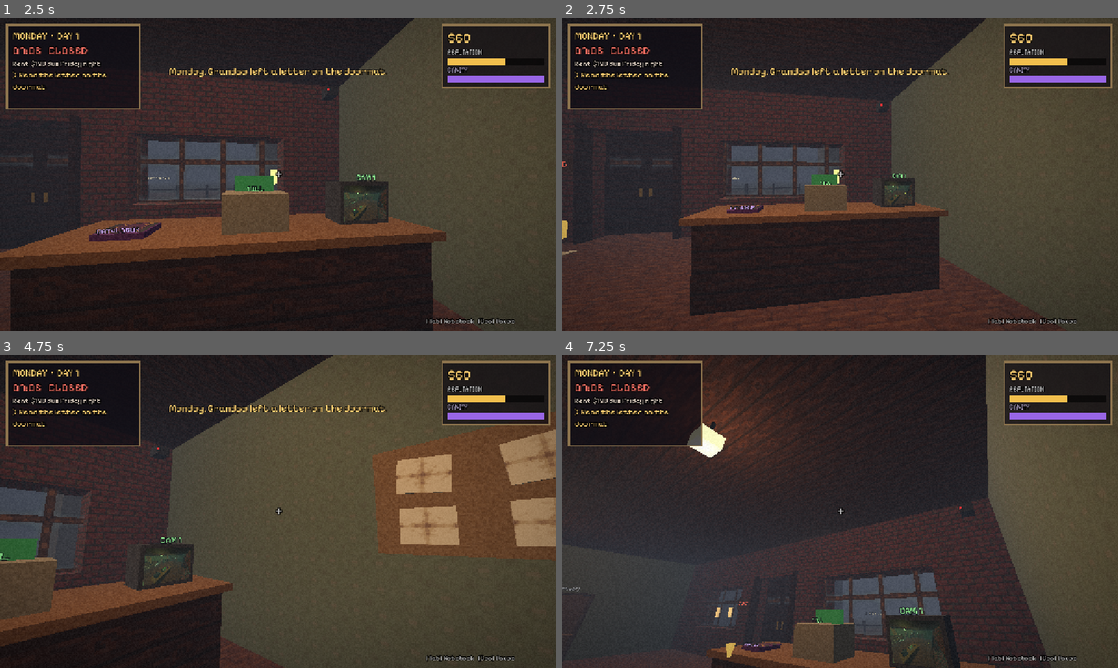
Above: before the commit, frames 1-4 (two rows, left to right).
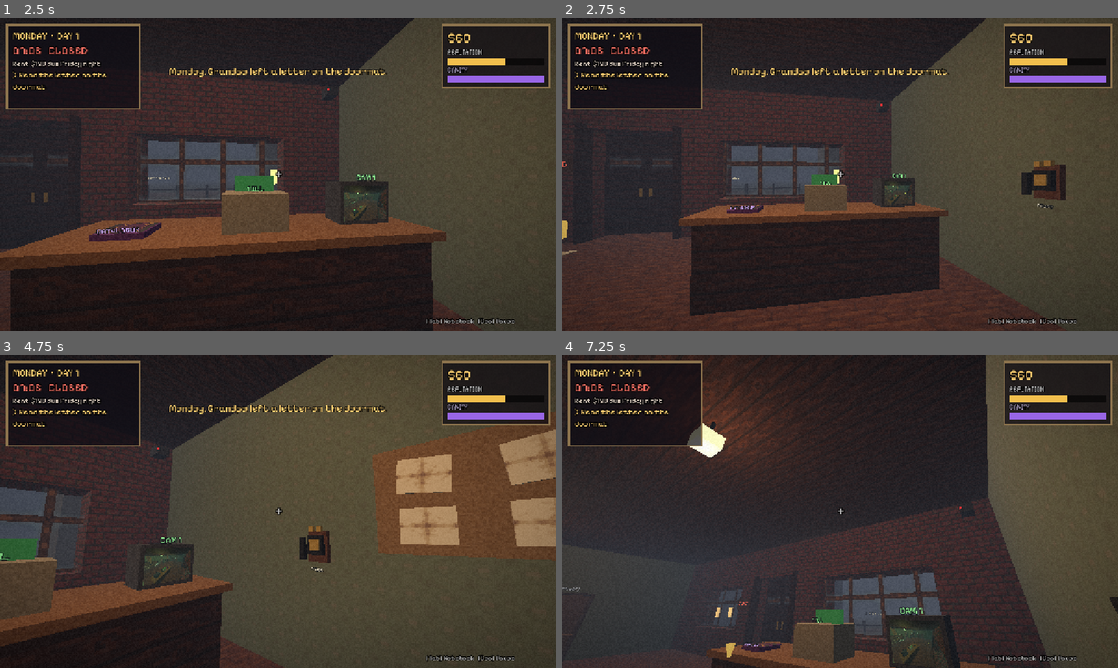
Above: after the commit, the same moments.

Repository: badsadcode/gameoftheweek
Game: Godot game, scene res://main.tscn
The game is run twice, just before and just after one commit, with the same random seed, the same clock (stepped at 60 frames per second) and the same inputs.
Inputs (mouse positions are in pixels of both pictures, inside the frame that each line leads up to):
- Up to frame 1 (2.5 s): click "Open the shop" at 0.5 s; tap Enter at 1.25 s; move the mouse to (305, 174) at 1.27 s; hold W (forward) 1.28-2.03 s; hold R (alt) 1.28-2.03 s; click (305, 174) at 1.42 s; tap Tab (notebook) at 1.55, 2.1 s; move the mouse to (166, 190) at 2.02 s; hold S (back) from 2.03 s (still down); tap R (alt) at 2.3 s
- Up to frame 2 (2.75 s): keep holding S (back)
- Up to frame 3 (4.75 s): move the mouse to (289, 505) at 2.77 s; release S (back) at 2.78 s; hold R (alt) 2.78-3.53 s; hold W (forward) 2.78-4.28 s; tap Tab (notebook) at 3.05, 4.55 s; move the mouse to (250, 574) at 3.52 s; tap Q (drop) at 3.6 s; click (250, 574) at 3.67 s; tap R (alt) at 3.8 s; tap Space at 4.25 s; move the mouse to (444, 558) at 4.27 s; hold A (left) from 4.28 s (still down); hold E (interact) from 4.28 s (still down)
- Up to frame 4 (7.25 s): move the mouse to (795, 508) at 5.02 s; release A (left) at 5.03 s; release E (interact) at 5.03 s; hold W (forward) 5.03-5.78 s; tap Tab (notebook) at 5.1, 6.05 s; tap R (alt) at 5.3, 6.6 s; tap Enter at 5.75 s; move the mouse to (867, 511) at 5.77 s; hold S (back) 5.78-6.53 s; hold Shift (sprint) 5.78-6.53 s; click (867, 511) at 5.92 s; move the mouse to (817, 505) at 6.52 s; hold D (right) from 6.53 s (still down)

Frame 1 is identical in both runs. In frame 2, 0.8% of the frame differs, in the area x 82-91%, y 45-62%; in frame 3, 0.5%; in frame 4, less than 0.1%.

Commit message:
Eldritch: morning saves + Continue, odd payments in the till drawer, the wall phone
- save_game.gd: saves each morning, Continue on the title screen, cleared at the end of the week
- Fix: orders placed in the evening now arrive the next morning (were lost past midnight)
- One customer a day from Tuesday offers something instead of money: a tooth (Dr. Quill buys
  it back), a warm key, a blinking coin (worth $50 of rent to the Landlord), a photograph
- phone.gd: calls through the week, including you from tomorrow with nearly-right advice;
  optional voice lines at assets/voice/call_<id>.ogg
- --systems-test covers save/load, overnight deliveries, phone, odd payment, rent coin

Co-Authored-By: Claude Opus 5.5 <noreply@anthropic.com>
Claude-Session: https://claude.ai/code/session_0158inPwBjeLJ4fzEfPiAhtQ

Diff:
--- a/games/02-eldritch-and-sons/src/scripts/customer.gd
+++ b/games/02-eldritch-and-sons/src/scripts/customer.gd
@@ -206,6 +206,7 @@
 					state = "wait"
 					wait_t = 0.0
 					if refund_item != "": say("RETURN", 999.0)
+					elif flags.has("offer"): say("About the money...", 999.0)
 					elif kind == "landlord": say("RENT.", 999.0)
 					else: say("$%d" % basket_total(), 999.0)
 				_face(Vector3(-4.6, 0, 2.0), dt)
--- a/games/02-eldritch-and-sons/src/scripts/guide.gd
+++ b/games/02-eldritch-and-sons/src/scripts/guide.gd
@@ -91,6 +91,9 @@
 		if s: _aim("Put the %s on the glowing shelf" % Products.pname(held.product), s.global_position + Vector3(0, 2.95, 0))
 		else: _aim("No free shelf! [R] at a shelf packs its stock back into a box", null)
 		return
+	if g.phone and g.phone.is_ringing():
+		_aim("The phone is ringing (behind the counter)", Phone.POS + Vector3(0.1, 0.45, 0))
+		return
 	var front: Customer = g._front()
 	if front:
 		if front.kind == "landlord": _aim("Pay the Landlord at the till", TILL)
--- a/games/02-eldritch-and-sons/src/scripts/main.gd
+++ b/games/02-eldritch-and-sons/src/scripts/main.gd
@@ -52,6 +52,7 @@
 var voice: AudioStreamPlayer   # voiced letters (recorded by Tom with ElevenLabs)
 var ending := false
 var guide: Guide
+var phone: Phone
 var night_walk := false        # the interactive 3 AM walk (Wednesday night)
 var walk_lines: Array = []
 var walk_t := 0.0
@@ -78,6 +79,9 @@
 	guide = Guide.new()
 	add_child(guide)
 	guide.setup(self)
+	phone = Phone.new()
+	add_child(phone)
+	phone.build(self)
 	hum = Sfx.loop("hum", 0.18)
 	voice = AudioStreamPlayer.new()
 	add_child(voice)
@@ -93,6 +97,8 @@
 				day = int(a.substr(6))
 				_new_day_counters()
 		start_game()
+	elif OS.get_cmdline_user_args().has("--systems-test"):
+		_systems_test()
 	elif OS.get_cmdline_user_args().has("--kerb-test"):
 		_kerb_test()
 	elif OS.get_cmdline_user_args().has("--ui-shots"):
@@ -101,7 +107,7 @@
 		start_game()
 	else:
 		player.frozen = true
-		ui.show_title(start_game)
+		ui.show_title(_new_game, _continue_game if SaveGame.exists() else Callable())
 
 func _setup_input() -> void:
 	var keys := {
@@ -145,7 +151,21 @@
 	started = true
 	player.frozen = false
 	if not autotest: Input.mouse_mode = Input.MOUSE_MODE_CAPTURED
-	ui.toast("Monday. Grandpa left a letter on the doormat.", UI.C_GOLD, 6.0)
+	if day == 1: ui.toast("Monday. Grandpa left a letter on the doormat.", UI.C_GOLD, 6.0)
+	else: ui.toast("%s morning. There's something on the doormat." % day_name().capitalize(), UI.C_GOLD, 6.0)
+
+func _new_game() -> void:
+	SaveGame.clear()
+	start_game()
+
+## "Continue": back to the morning the save was made
+func _continue_game() -> void:
+	SaveGame.load_into(self)
+	player.global_position = Vector3(-2.2, 0.05, -8.0)
+	player.rotation.y = 0.0
+	world.letter.visible = true
+	world.letter.process_mode = Node.PROCESS_MODE_INHERIT
+	start_game()
 
 # --------------------------------------------------------------------------- input
 func _unhandled_input(e: InputEvent) -> void:
@@ -461,6 +481,11 @@
 	var c := _new_customer(VoxelPerson.random_look(rng))
 	c.cname = NAMES[rng.randi() % NAMES.size()]
 	c.wants = _random_wants(rng.randf() < 0.12 * day)
+	# one customer a day (from Tuesday) is short of money and offers something else
+	var odd: String = ODD_BY_DAY.get(day, "")
+	if odd != "" and not flags.get("odd_day_%d" % day, false) and minute >= 9 * 60 and minute < 17 * 60 and rng.randf() < 0.25:
+		flags["odd_day_%d" % day] = true
+		c.flags["offer"] = odd
 
 func door_passed(c: Customer) -> void:
 	if c.flags.get("rang", 0) < 2 and c.position.z > 3.0:
@@ -533,12 +558,17 @@
 	var c := _front()
 	if c == null:
 		return "The till. Nobody is waiting."
+	if c.flags.has("offer"):
+		return "%s can't pay $%d. Offers you %s instead.\n[E] Accept it     [R] Insist on money" % [c.cname, c.basket_total(), ODDITIES[c.flags["offer"]]["name"].to_lower()]
 	match c.kind:
+		"tooth_buyer":
+			return "[E] Sell %s the tooth ($45)" % c.cname
 		"returner":
 			return "[E] Refund $%d for %s\n(%s hasn't bought it yet)" % [Products.info(c.refund_item)["price"], Products.pname(c.refund_item), c.cname]
 		"landlord":
-			if money >= RENT: return "[E] Pay the rent ($%d)" % RENT
-			return "You only have $%d of $%d..." % [money, RENT]
+			var due := _rent_due()
+			if money >= due: return ("[E] Pay $%d + the blinking coin" % due) if due < RENT else ("[E] Pay the rent ($%d)" % RENT)
+			return "You only have $%d of $%d..." % [money, due]
 	return "[E] Ring up %s: %s  ($%d)" % [c.cname, c.basket_text(), c.basket_total()]
 
 func register_alt_prompt() -> String:
@@ -551,7 +581,20 @@
 func register_use() -> void:
 	var c := _front()
 	if c == null: return
+	if c.flags.has("offer"):
+		_accept_oddity(c)
+		return
 	match c.kind:
+		"tooth_buyer":
+			money += 45
+			today["income"] += 45
+			_pop_money(45)
+			flags["items"].erase("tooth")
+			Sfx.play("till", 0.8)
+			c.say("Splendid. Still warm.", 4.0)
+			ui.toast("Dr. Quill wraps the tooth in a handkerchief and leaves humming.", UI.C_GOLD, 5.0)
+			c.leave()
+			return
 		"returner":
 			var price: int = Products.info(c.refund_item)["price"]
 			money -= price
@@ -563,12 +606,16 @@
 			c.leave()
 			return
 		"landlord":
-			if money < RENT:
+			var due := _rent_due()
+			if money < due:
 				Sfx.play("wrong", 0.4, 1.4)
 				ui.toast("Not enough. He waits. Patiently. Forever, if necessary.", UI.C_PURPLE)
 				return
-			money -= RENT
-			_pop_money(-RENT)
+			if due < RENT:
+				flags["items"].erase("coin")
+				ui.toast("The Landlord holds the blinking coin up to one of his eyes. It blinks back. He seems pleased.", UI.C_PURPLE, 6.0)
+			money -= due
+			_pop_money(-due)
 			flags["rent_paid"] = true
 			flags["paid_with"] = "money"
 			Sfx.play("till", 1.0, 0.6)
@@ -609,7 +656,17 @@
 func register_refuse() -> void:
 	var c := _front()
 	if c == null: return
+	if c.flags.has("offer"):
+		# fine, they find the money after all
+		c.flags.erase("offer")
+		c.flags["bye"] = "Suit yourself."
+		register_use()
+		return
 	match c.kind:
+		"tooth_buyer":
+			c.say("A pity. Teeth don't keep.", 4.0)
+			c.leave()
+			return
 		"landlord":
 			flags["rent_paid"] = true
 			flags["paid_with"] = "sanity"
@@ -673,6 +730,16 @@
 			c.flags["outside"] = true
 	# the regulars
 	_regulars()
+	# whoever wants the tooth comes the day after you get it
+	if flags.get("items", []).has("tooth") and day > int(flags.get("tooth_day", 99)) and not flags.get("tooth_buyer_done", false) and minute >= 12 * 60 and is_open:
+		flags["tooth_buyer_done"] = true
+		var look := { "skin": Color(0.93, 0.9, 0.86), "shirt": Color(0.9, 0.9, 0.88), "pants": Color(0.2, 0.2, 0.25), "coat": Color(0.85, 0.85, 0.82),
+			"hair": Color(0.1, 0.1, 0.1), "height": 1.12, "width": 0.85, "face": "face_townsfolk_2", "eyes": Color(0.1, 0.1, 0.1) }
+		var c := _new_customer(look, "tooth_buyer")
+		c.cname = "Dr. Quill"
+		c.flags["direct_queue"] = true
+		c.flags["patient"] = true
+		c.flags["hello"] = "I believe you have a tooth of mine. Well. Not mine."
 	# the one the camera can't see
 	if not flags["unseen_done"] and minute >= flags["unseen_at"] and is_open:
 		flags["unseen_done"] = true
@@ -745,6 +812,34 @@
 	break_rule("Mr. Whitlock didn't get his Tinned Silence", 10.0, "Mr. Whitlock stands outside your window all night. He doesn't blink. You check twice.")
 
 
+# --------------------------------------------------------------------------- the till drawer (things that aren't money)
+const ODD_BY_DAY := { 2: "tooth", 3: "key", 4: "coin", 5: "photo" }
+const ODDITIES := {
+	"tooth": { "name": "A human tooth", "say": "It's mine. Was mine.", "note": "Wrapped in a page from a dentist's diary. Somebody will want it." },
+	"key": { "name": "A warm iron key", "say": "It opens something under your feet.", "note": "Always slightly warm. The customer said it opens something under your feet." },
+	"coin": { "name": "A coin that blinks", "say": "It's worth more than it looks. It's also looking.", "note": "Gold, heavy, and it blinks when you aren't watching. Rent money?" },
+	"photo": { "name": "A photograph of you, sleeping", "say": "I took it last night.", "note": "Taken from inside your room. Last night." },
+}
+
+func _accept_oddity(c: Customer) -> void:
+	var id: String = c.flags["offer"]
+	c.flags.erase("offer")
+	if not flags.has("items"): flags["items"] = []
+	flags["items"].append(id)
+	if id == "tooth": flags["tooth_day"] = day
+	today["served"] += 1
+	today["sales"] += c.basket.size()
+	Sfx.play("till", 0.6, 0.7)
+	c.say(ODDITIES[id]["say"], 4.5)
+	ui.toast("You put %s in the till drawer. (Tab: notebook)" % ODDITIES[id]["name"].to_lower(), UI.C_PURPLE, 5.0)
+	if id == "photo":
+		lose_sanity(8.0)
+		today["night"].append("You look at the photograph again before bed.\nIn it, you're awake now. Looking at the camera.")
+	c.leave()
+
+func _rent_due() -> int:
+	return RENT - (50 if flags.get("items", []).has("coin") else 0)
+
 # --------------------------------------------------------------------------- regulars (they change a little every day)
 const PELL_HELLO := ["Morning! The usual.", "Morning. The usual.", "Morning. The us-ual.", "MORNING. THE. USUAL.", "Have we met? The usual."]
 const PELL_BYE := ["See you tomorrow!", "See you tomorrow.", "See you tomorrow. And tomorrow.", "SEE YOU.", "Same time forever."]
@@ -952,6 +1047,10 @@
 		ui.toast("The salt turned black overnight. You threw it all out.", UI.C_PURPLE, 6.0)
 	ui.toast("%s. There's something on the doormat." % day_name(), UI.C_GOLD, 6.0)
 	if day == 5: ui.toast("Rent is due tonight: $%d." % RENT, UI.C_RED, 8.0)
+	# orders placed last night arrive this morning (their time was counted past midnight)
+	for d in deliveries:
+		d["at"] = maxf(7 * 60 + 5, float(d["at"]) - 24 * 60)
+	if not autotest and not OS.get_cmdline_user_args().has("--ui-shots"): SaveGame.save(self)
 
 func _week_won() -> void:
 	var how: String = flags.get("paid_with", "money")
@@ -962,12 +1061,59 @@
 
 func _ending(title: String, body: String, color: Color) -> void:
 	ending = true
+	if not autotest: SaveGame.clear()
 	print("[ending] %s | day %d | money %d | sanity %d" % [title, day, money, int(sanity)])
 	if autotest:
 		get_tree().quit()
 		return
 	player.frozen = true
 	ui.show_ending(title, body, color, func(): _restart(true))
+
+# --------------------------------------------------------------------------- systems test (--systems-test)
+## save/continue round trip, overnight deliveries, the phone, an odd payment, the coin and the rent
+func _systems_test() -> void:
+	var ok := func(name: String, cond: bool) -> void: print("[sys] %-38s %s" % [name, "PASS" if cond else "FAIL"])
+	started = true
+	# --- save / load
+	day = 3; money = 123; sanity = 77.0; rep = 4.2
+	flags["items"] = ["coin"]
+	world.shelves[2].product = "jar"; world.shelves[2].count = 5
+	deliveries = [{ "id": "tea", "at": 24 * 60 + 7 * 60 + 5, "beyond": false }]
+	SaveGame.save(self)
+	day = 1; money = 0; flags = {}; world.shelves[2].product = ""; world.shelves[2].count = 0; deliveries = []
+	ok.call("save file exists", SaveGame.exists() and SaveGame.day_saved() == 3)
+	SaveGame.load_into(self)
+	ok.call("loaded day/money/sanity", day == 3 and money == 123 and int(sanity) == 77)
+	ok.call("loaded shelf + items", world.shelves[2].product == "jar" and world.shelves[2].count == 5 and flags["items"].has("coin"))
+	ok.call("world rebuilt for Wednesday", world.mystery_house.visible)
+	# --- overnight delivery lands in the morning
+	_next_day()
+	ok.call("overnight delivery due this morning", deliveries.size() == 1 and float(deliveries[0]["at"]) <= 7 * 60 + 5)
+	SaveGame.clear()
+	ok.call("save cleared", not SaveGame.exists())
+	# --- the coin knocks $50 off the rent
+	ok.call("rent with the coin", _rent_due() == RENT - 50)
+	# --- the phone rings on Thursday at 10:40 and can be answered
+	ui.close_panel()
+	day = 4; minute = 639.0
+	await get_tree().create_timer(1.0).timeout
+	ok.call("phone rings", phone.is_ringing())
+	phone.answer()
+	ok.call("call shows on screen", ui.is_open() and not phone.is_ringing())
+	ui.close_panel()
+	# --- a customer pays with a tooth
+	day = 2
+	var c := _new_customer(VoxelPerson.random_look(rng))
+	c.cname = "Test"
+	c.basket = ["bread"]
+	c.flags["offer"] = "tooth"
+	queue = [c]
+	c.state = "wait"
+	ok.call("till offers the tooth", register_prompt().contains("tooth"))
+	var m0 := money
+	register_use()
+	ok.call("tooth in the drawer, no money", flags["items"].has("tooth") and money == m0)
+	get_tree().quit()
 
 # --------------------------------------------------------------------------- kerb test (--kerb-test)
 ## Tom got stuck on the grass below the kerb. Walk from the grass back onto the pavement.
--- /dev/null
+++ b/games/02-eldritch-and-sons/src/scripts/phone.gd
@@ -0,0 +1,109 @@
+## phone.gd : the old wall phone behind the counter. It rings at set times during the week.
+## Suppliers, neighbours, the Catalogue... and you, calling from tomorrow with advice that is
+## nearly right. Answer with [E]; unanswered calls give up after a while.
+## Voice lines (optional, e.g. made with ElevenLabs): res://assets/voice/call_<id>.ogg
+class_name Phone
+extends Node3D
+
+const POS := Vector3(-6.92, 1.55, 0.75)
+const RING_FOR := 28.0          # real seconds before the caller gives up
+
+## { id, day, at (minute), who, text }
+const CALLS := [
+	{ "id": 1, "day": 1, "at": 620, "who": "Ashford Wholesale",
+		"text": "Ashford Wholesale, returning your grandfather's call from... 1987. Sorry for the wait.\n\nOrder before six and we deliver within the hour. Order in the evening and it comes first thing tomorrow. Order after midnight and please don't." },
+	{ "id": 2, "day": 2, "at": 690, "who": "A neighbour",
+		"text": "Is that the shop? Is the hammering coming from your side?\n\n...No?\n\nThen whose side is it coming from?" },
+	{ "id": 3, "day": 2, "at": 1000, "who": "You",
+		"text": "Don't hang up. It's me. You. From tomorrow.\n\nA little old lady is going to try to return something she hasn't bought yet. Don't give her the money. Trust me.\n\n...Wait. Or was it DO give her the money? It was do. Probably do." },
+	{ "id": 4, "day": 3, "at": 790, "who": "The Catalogue from Beyond",
+		"text": "We noticed you reading us.\n\nWe read you too. Your favourite colour is wrong.\n\nHave a pleasant day." },
+	{ "id": 5, "day": 4, "at": 640, "who": "You",
+		"text": "It's Thursday, right? Good. Listen.\n\nThere's a trapdoor in the storeroom. Whatever lives down there is very polite. Be polite back.\n\nAnd don't sell it the bread. I can't tell you why. I don't remember why." },
+	{ "id": 6, "day": 4, "at": 1125, "who": "(breathing)",
+		"text": "...\n\n...\n\n...thank you for the silence." },
+	{ "id": 7, "day": 5, "at": 750, "who": "You",
+		"text": "It's Friday. This is important.\n\nThe Landlord takes money. He also takes other things. Pay him with the coin that bl-\n\n(the line goes dead)" },
+	{ "id": 8, "day": 5, "at": 1230, "who": "(no number)",
+		"text": "THIRTY MINUTES." },
+]
+
+var game
+var handset: Node3D
+var ringing := {}               # the call ringing right now
+var ring_t := 0.0
+var bell_t := 0.0
+var answered := {}              # id -> true
+
+func build(g) -> void:
+	game = g
+	position = POS
+	var black := Vox.obj_mat(Color(0.08, 0.07, 0.07))
+	var brass := Vox.obj_mat(Color(0.7, 0.55, 0.25))
+	Vox.box(self, Vector3(0, 0, 0), Vector3(0.08, 0.36, 0.24), Vox.obj_mat(Color(0.35, 0.2, 0.12)), false)   # wooden back plate
+	Vox.box(self, Vector3(0.07, 0.02, 0), Vector3(0.08, 0.22, 0.18), black, false)
+	Vox.box(self, Vector3(0.12, 0.02, 0), Vector3(0.02, 0.12, 0.12), brass, false)                          # dial
+	Vox.box(self, Vector3(0.07, 0.2, -0.05), Vector3(0.06, 0.06, 0.06), brass, false)                        # bells
+	Vox.box(self, Vector3(0.07, 0.2, 0.05), Vector3(0.06, 0.06, 0.06), brass, false)
+	handset = Node3D.new()
+	add_child(handset)
+	Vox.box(handset, Vector3(0.11, -0.02, 0.15), Vector3(0.06, 0.26, 0.06), black, false)
+	var l := Vox.label(self, "PHONE", Vector3(0.06, -0.26, 0), 26, Color(0.85, 0.8, 0.7))
+	l.pixel_size = 0.002
+	l.rotation.y = PI / 2
+	Interactable.make(self, Vector3(0.08, 0, 0), Vector3(0.3, 0.5, 0.4), func(gm): return prompt(), func(gm): answer())
+
+func prompt() -> String:
+	if not ringing.is_empty(): return "[E] Answer the phone"
+	return "The phone. It's quiet. For now."
+
+func is_ringing() -> bool:
+	return not ringing.is_empty()
+
+func answer() -> void:
+	if ringing.is_empty(): return
+	var c: Dictionary = ringing
+	ringing = {}
+	answered[c["id"]] = true
+	handset.rotation = Vector3.ZERO
+	Sfx.play("click", 0.7, 0.7)
+	var path := "res://assets/voice/call_%d.ogg" % c["id"]
+	var replay := Callable()
+	if ResourceLoader.exists(path) and GameSettings.data["voices"]:
+		var s: AudioStream = load(path)
+		replay = func(): _play_voice(s)
+		_play_voice(s)
+	game.ui.show_text("On the line: " + c["who"], c["text"], "Hang up", Callable(), true, replay)
+
+func _play_voice(s: AudioStream) -> void:
+	game.voice.stream = s
+	game.voice.volume_db = linear_to_db(Sfx.volume)
+	game.voice.play()
+
+func _process(dt: float) -> void:
+	if game == null or not game.started or game.ending or game.night_walk: return
+	if ringing.is_empty():
+		if game.ui.is_open(): return
+		for c in CALLS:
+			if c["day"] == game.day and game.minute >= c["at"] and game.minute < c["at"] + 90 and not answered.has(c["id"]) and not game.flags.get("call_missed_%d" % c["id"], false):
+				ringing = c
+				ring_t = 0.0
+				bell_t = 0.0
+				game.ui.toast("The phone is ringing.", UI.C_GOLD, 3.0)
+				break
+		return
+	if game.ui.is_open(): return
+	ring_t += dt
+	bell_t -= dt
+	# shake the handset while it rings, in bursts like an old bell phone
+	var burst := fmod(ring_t, 2.2) < 1.0
+	handset.rotation.x = sin(ring_t * 60.0) * 0.06 if burst else 0.0
+	if bell_t <= 0.0:
+		bell_t = 2.2
+		var d: float = game.player.global_position.distance_to(global_position)
+		Sfx.play("ring", clampf(1.2 - d / 25.0, 0.25, 1.0))
+	if ring_t > RING_FOR:
+		game.flags["call_missed_%d" % ringing["id"]] = true
+		ringing = {}
+		handset.rotation = Vector3.ZERO
+		game.ui.toast("The phone stops ringing.", UI.C_TEXT, 3.0)
--- /dev/null
+++ b/games/02-eldritch-and-sons/src/scripts/save_game.gd
@@ -0,0 +1,67 @@
+## save_game.gd : a morning save. Written when a new day starts, so a crash on Thursday doesn't
+## send you back to Monday. "Continue" on the title screen loads it. Ending the week deletes it.
+## Everything that changes during a week lives in a handful of plain values on main.gd, so the
+## save is just those values; the world (mystery house, Agnes's boards) is rebuilt from `day`.
+class_name SaveGame
+
+const PATH := "user://save.cfg"
+const VERSION := 1
+
+static func exists() -> bool:
+	if not FileAccess.file_exists(PATH): return false
+	var cf := ConfigFile.new()
+	return cf.load(PATH) == OK and cf.get_value("save", "version", 0) == VERSION
+
+static func day_saved() -> int:
+	var cf := ConfigFile.new()
+	if cf.load(PATH) != OK: return 0
+	return int(cf.get_value("save", "day", 0))
+
+static func clear() -> void:
+	if FileAccess.file_exists(PATH): DirAccess.remove_absolute(ProjectSettings.globalize_path(PATH))
+
+static func save(g) -> void:
+	var cf := ConfigFile.new()
+	cf.set_value("save", "version", VERSION)
+	cf.set_value("save", "day", g.day)
+	cf.set_value("save", "money", g.money)
+	cf.set_value("save", "rep", g.rep)
+	cf.set_value("save", "sanity", g.sanity)
+	cf.set_value("save", "rules", g.rules)
+	cf.set_value("save", "flags", g.flags)
+	cf.set_value("save", "deliveries", g.deliveries)
+	cf.set_value("save", "crate_slot", g.crate_slot)
+	var shelves := []
+	for s in g.world.shelves: shelves.append([s.product, s.count])
+	cf.set_value("save", "shelves", shelves)
+	var crates := []
+	for c in g.guide.crates(): crates.append([c.product, c.units, c.global_position.x, c.global_position.z])
+	if g.player.held: crates.append([g.player.held.product, g.player.held.units, World.DELIVERY.x, World.DELIVERY.z + 1.2])
+	cf.set_value("save", "crates", crates)
+	cf.save(PATH)
+
+## call on a freshly built week (main._new_week already ran)
+static func load_into(g) -> bool:
+	var cf := ConfigFile.new()
+	if cf.load(PATH) != OK: return false
+	for c in g.guide.crates(): c.queue_free()
+	g.day = int(cf.get_value("save", "day", 1))
+	g.money = int(cf.get_value("save", "money", 60))
+	g.rep = float(cf.get_value("save", "rep", 3.0))
+	g.sanity = float(cf.get_value("save", "sanity", 100.0))
+	g.rules = cf.get_value("save", "rules", [])
+	g.flags = cf.get_value("save", "flags", {})
+	g.deliveries = cf.get_value("save", "deliveries", [])
+	g.crate_slot = int(cf.get_value("save", "crate_slot", 0))
+	var shelves: Array = cf.get_value("save", "shelves", [])
+	for i in mini(shelves.size(), g.world.shelves.size()):
+		g.world.shelves[i].product = shelves[i][0]
+		g.world.shelves[i].count = int(shelves[i][1])
+		g.world.shelves[i].refresh()
+	for c in cf.get_value("save", "crates", []):
+		g.spawn_crate(c[0], int(c[1]), Vector3(c[2], 0, c[3]))
+	g.minute = 7 * 60
+	g._new_day_counters()
+	if g.day >= 3: g.world.show_mystery_house()
+	if g.day >= 4: g.world.board_up_agnes()
+	return true
--- a/games/02-eldritch-and-sons/src/scripts/sfx.gd
+++ b/games/02-eldritch-and-sons/src/scripts/sfx.gd
@@ -82,6 +82,11 @@
 	_streams["good"] = _wav(_render(0.8, func(t, u):
 		var f := 784.0 if t < 0.15 else 1175.0
 		return sin(TAU * f * t) * exp(-fmod(t, 0.15) * 6.0) * 0.35))
+	# old bell telephone: a hammer rattling between two bells
+	_streams["ring"] = _wav(_render(1.0, func(t, u):
+		var hit := fmod(t, 0.05)
+		var f := 1180.0 if int(t / 0.05) % 2 == 0 else 1420.0
+		return (sin(TAU * f * t) * 0.6 + sin(TAU * f * 2.7 * t) * 0.2) * exp(-hit * 30.0) * minf(1.0, (1.0 - u) * 8.0) * 0.4))
 	# coin
 	_streams["coin"] = _wav(_render(0.35, func(t, u): return (sin(TAU * 1975 * t) + sin(TAU * 2637 * t) * 0.6) * exp(-t * 12.0) * 0.3))
 	# ambient shop hum (looping)
--- a/games/02-eldritch-and-sons/src/scripts/ui.gd
+++ b/games/02-eldritch-and-sons/src/scripts/ui.gd
@@ -281,6 +281,15 @@
 		l.autowrap_mode = TextServer.AUTOWRAP_WORD_SMART
 		l.custom_minimum_size = Vector2(680, 0)
 		v.add_child(l)
+	var items: Array = game.flags.get("items", [])
+	if not items.is_empty():
+		v.add_child(lbl("\nIN THE TILL DRAWER", 22, C_PURPLE))
+		for id in items:
+			var odd: Dictionary = game.ODDITIES[id]
+			var il := lbl("- %s. %s" % [odd["name"], odd["note"]], 20, Color(0.85, 0.8, 0.95), mono)
+			il.autowrap_mode = TextServer.AUTOWRAP_WORD_SMART
+			il.custom_minimum_size = Vector2(680, 0)
+			v.add_child(il)
 	v.add_child(lbl("\nCONTROLS", 22, C_GOLD))
 	v.add_child(lbl("WASD move · Shift run · Mouse look · E use · R refuse/alternate · Q put a box down", 20, Color(0.8, 0.8, 0.8), mono))
 	v.add_child(button("Close", close_panel))
@@ -373,7 +382,7 @@
 		cover.queue_free()
 		on_done.call())
 
-func show_title(on_start: Callable) -> void:
+func show_title(on_start: Callable, on_continue := Callable()) -> void:
 	var p := Control.new()
 	p.set_anchors_preset(Control.PRESET_FULL_RECT)
 	var bg := ColorRect.new()
@@ -396,10 +405,15 @@
 	tag.horizontal_alignment = HORIZONTAL_ALIGNMENT_CENTER
 	v.add_child(tag)
 	v.add_child(Control.new())
-	v.add_child(button("Open the shop", func():
-		close_panel()
-		on_start.call(), 28, C_GOLD))
-	v.add_child(button("Settings", func(): show_settings(func(): show_title(on_start)), 22))
+	if on_continue.is_valid():
+		var d := SaveGame.day_saved()
+		v.add_child(button("Continue: %s morning" % ["Monday", "Tuesday", "Wednesday", "Thursday", "Friday"][clampi(d - 1, 0, 4)], func():
+			close_panel()
+			on_continue.call(), 28, C_GOLD))
+	v.add_child(button("Open the shop" + ("  (new week)" if on_continue.is_valid() else ""), func():
+		close_panel()
+		on_start.call(), 28 if not on_continue.is_valid() else 22, C_GOLD if not on_continue.is_valid() else C_TEXT))
+	v.add_child(button("Settings", func(): show_settings(func(): show_title(on_start, on_continue)), 22))
 	v.add_child(button("Quit", func(): get_tree().quit(), 22))
 	var c := lbl("Bad Ideas Works  ·  Games of the Week  ·  Week 2\nLetters voiced by Tom (made with ElevenLabs)", 16, Color(0.6, 0.6, 0.7))
 	c.horizontal_alignment = HORIZONTAL_ALIGNMENT_CENTER
Not shown, added: games/02-eldritch-and-sons/src/scripts/phone.gd.uid
Not shown, added: games/02-eldritch-and-sons/src/scripts/save_game.gd.uid
